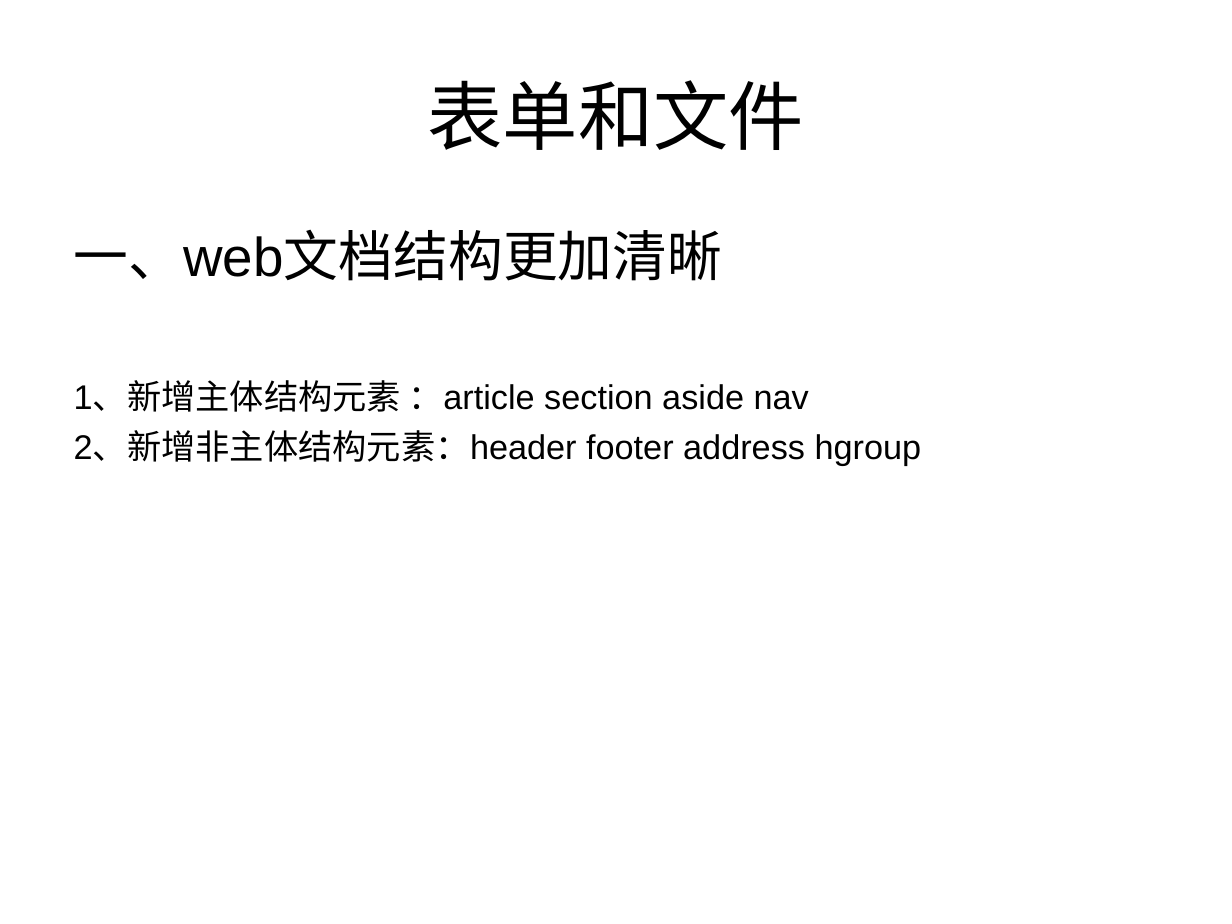
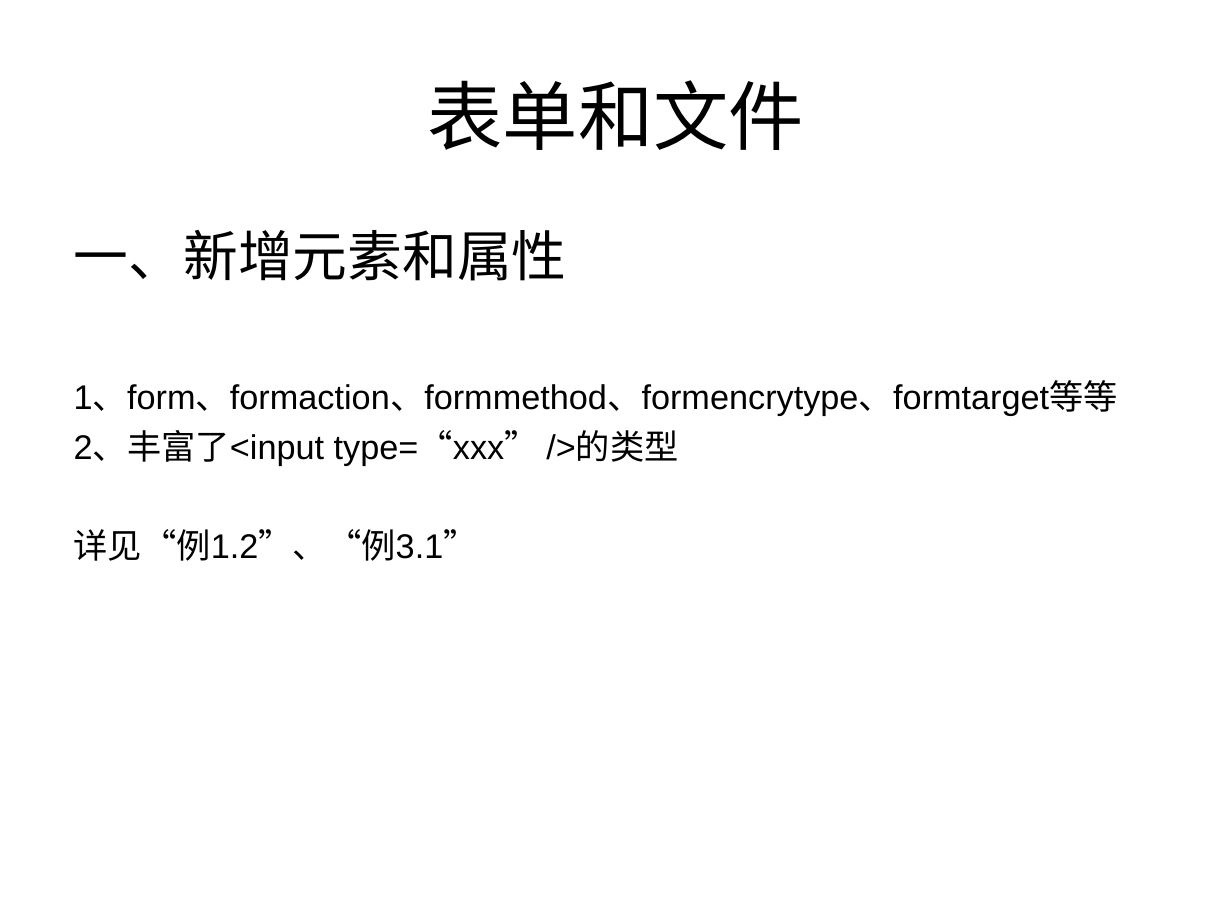
Before and after one commit to testuser2213/tom-wang-manual, a slide deck: slide 9 of manual/html5&css3/html5与css3权威指南/关于HTML5的分享/关于HTML5的分享.ppt. Drawn at 1232x924 pixels with LibreOffice and Linux fonts; fonts in the diff are those of the drawing. Boxes give left, top, right and bottom in pixels: in the first picture for what was removed or moved away, otherwise in the second. Text is boxed around its words. In the diff, an @@ line names an element or a change of style, - is before the commit and + after.

```diff
--- a/manual/html5&css3/html5与css3权威指南/关于HTML5的分享/关于HTML5的分享.ppt
+++ b/manual/html5&css3/html5与css3权威指南/关于HTML5的分享/关于HTML5的分享.ppt
@@ text at (74, 230, 1118, 561): text changed @@
-一、web文档结构更加清晰
-1、新增主体结构元素 ：article section aside nav
-2、新增非主体结构元素：header footer address hgroup
+一、新增元素和属性
+1、form、formaction、formmethod、formencrytype、formtarget等等
+2、丰富了<input type=“xxx” />的类型
+详见“例1.2”、“例3.1”
```
Also in this commit, not shown: 2 slides added, 3 other files.
